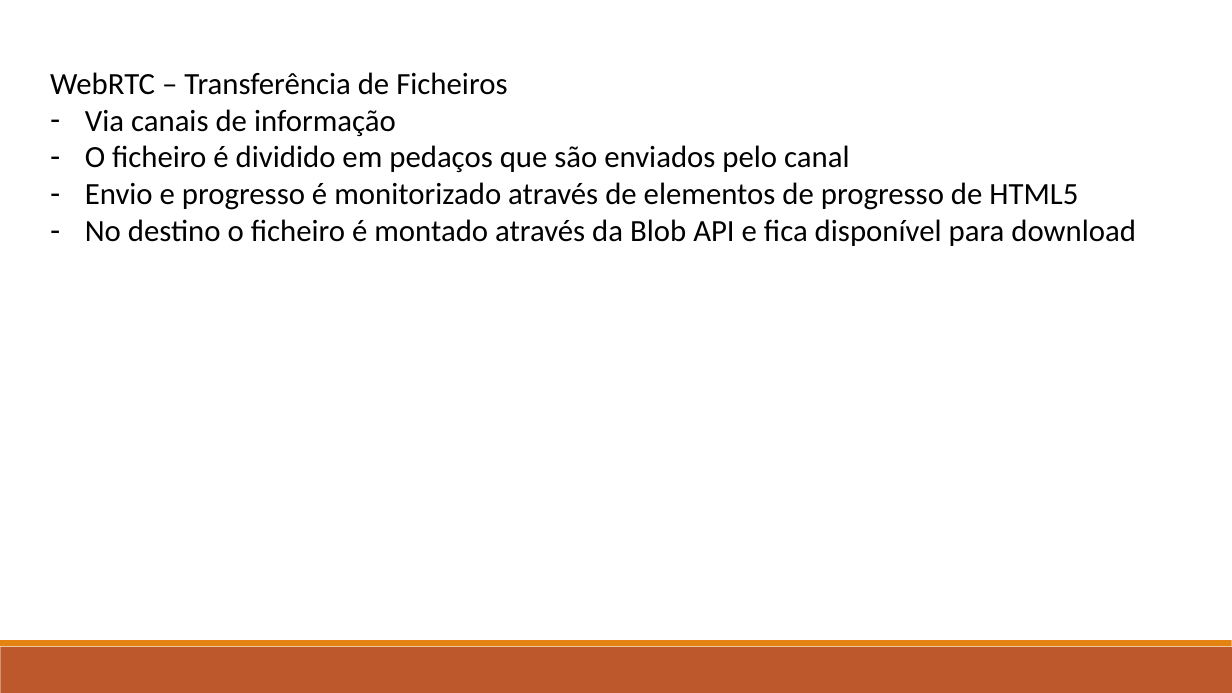
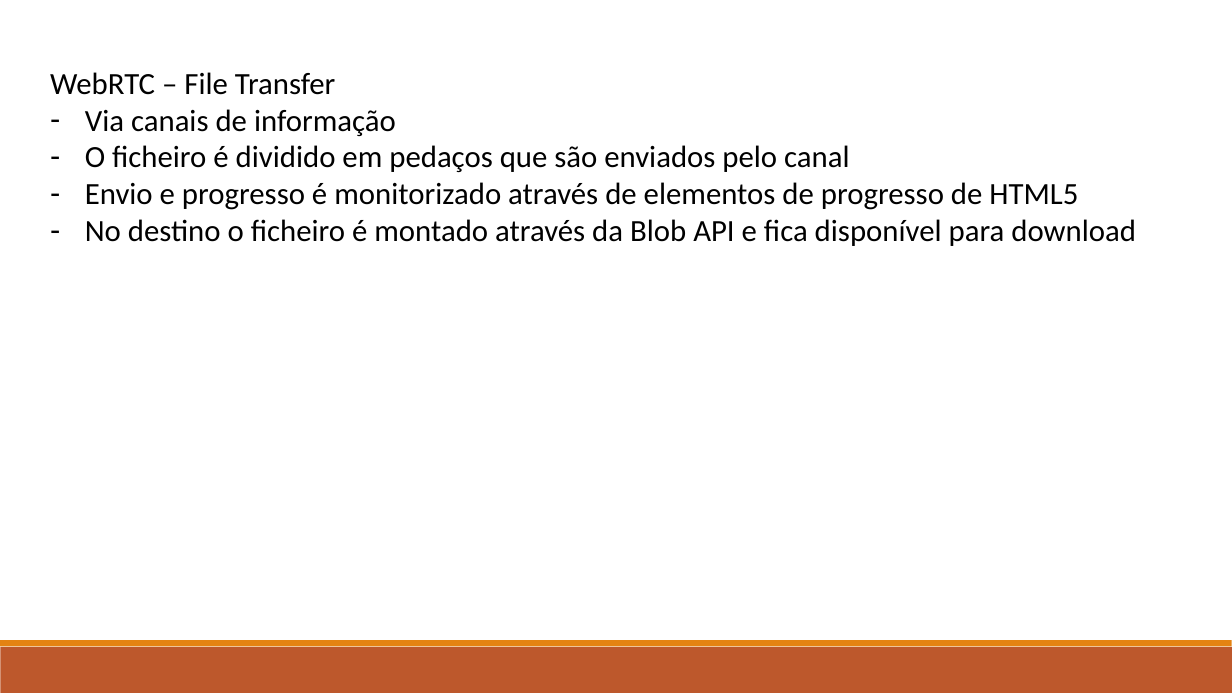
Before and after one commit to marcorlsrodrigues/pwc, a slide deck: slide 10 of WebRTC File Transfer - Marco Rodrigues.pptx. Drawn at 1232x693 pixels with LibreOffice and Linux fonts; fonts in the diff are those of the drawing. Boxes give left, top, right and bottom in pixels: in the first picture for what was removed or moved away, otherwise in the second. Text is boxed around its words. In the diff, an @@ line names an element or a change of style, - is before the commit and + after.

```diff
--- a/WebRTC File Transfer - Marco Rodrigues.pptx
+++ b/WebRTC File Transfer - Marco Rodrigues.pptx
@@ text at (50,72,336,95): text changed @@
-WebRTC – Transferência de Ficheiros
+WebRTC – File Transfer
```
Also in this commit, not shown: 5 other slides changed, 4 slides added, 4 slides removed, 4 other files.
